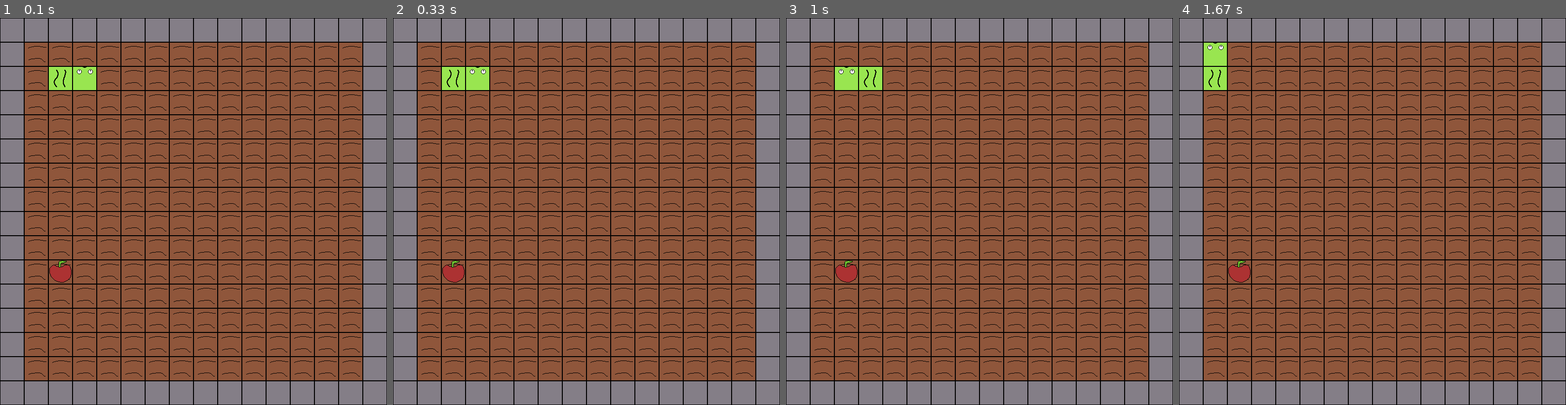
Above: before the commit, frames 1-4 (left to right).
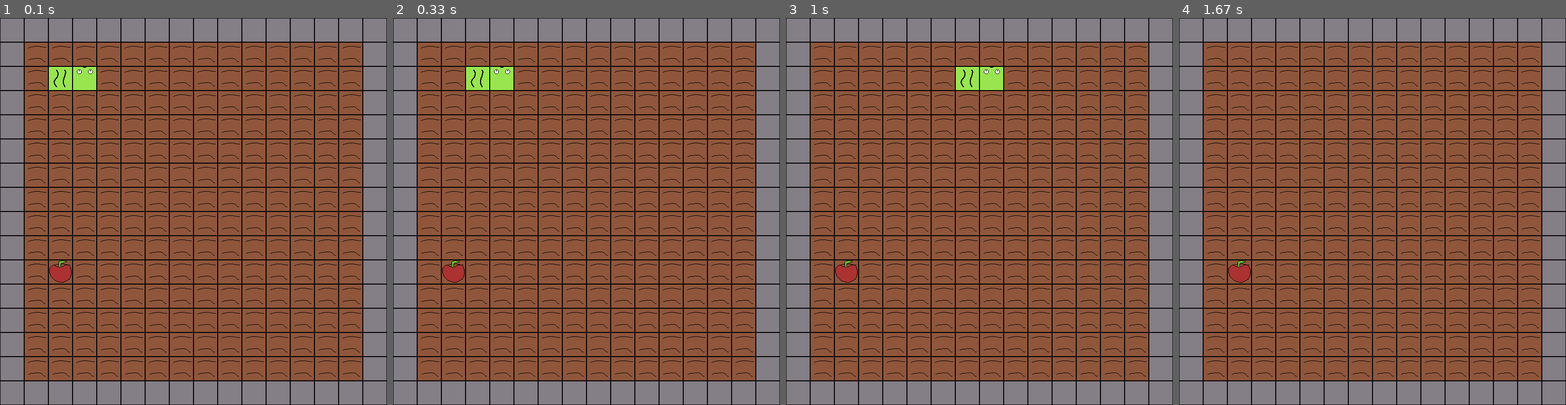
Above: after the commit, the same moments.

Repository: Huikke/Pygame-minigames
Game: pygame game, started from Snake/game.py
The game is run twice, just before and just after one commit, with the same random seed, the same clock (stepped at 60 frames per second) and the same inputs.
Inputs:
- Up to frame 1 (0.1 s): no input
- Up to frame 2 (0.33 s): no input
- Up to frame 3 (1 s): tap A at 0.33 s
- Up to frame 4 (1.67 s): hold Up 1.17-1.63 s

Frame 1 is identical in both runs. In frame 2, 0.8% of the frame differs, in the area x 12-32%, y 12-19%; in frame 3, 1.4%, in the area x 12-57%, y 12-19%; in frame 4, 0.7%.

Commit message:
snake can't move backwards

Diff:
--- a/Snake/game.py
+++ b/Snake/game.py
@@ -97,14 +97,19 @@
         direction = (-1, 0)
 
     # Movement
-    if fps_timer == 30:
+    if fps_timer == 10:
         fps_timer = 0
 
         # check head location
         for i in range(1,15):
             for j in range(1,15):
                 if board[i][j] == snake_len:
-                    next_tile = (i + direction[0], j + direction[1])
+                    # Stops snake moving backwards
+                    if board[i + direction[0]][j + direction[1]] == snake_len - 1:
+                        next_tile = (i - direction[0], j - direction[1])
+                    else:
+                        next_tile = (i + direction[0], j + direction[1])
+
                     # If apple is eaten
                     if board[i + direction[0]][j + direction[1]] == "a":
                         grow = True
